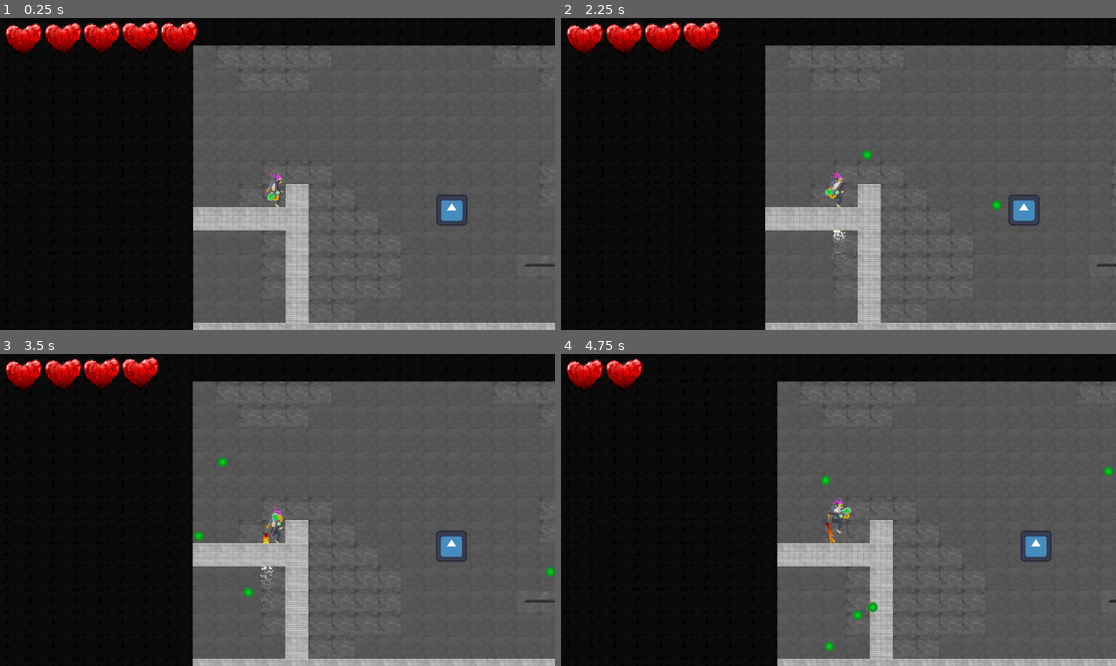
Above: before the commit, frames 1-4 (two rows, left to right).
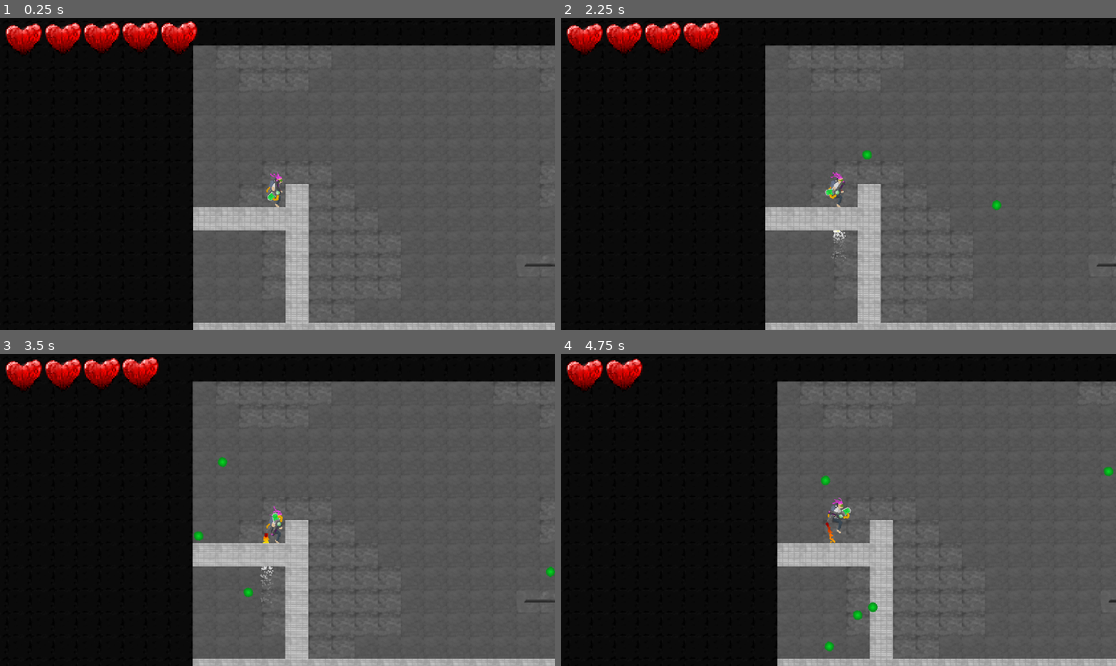
Above: after the commit, the same moments.

Repository: Sn0wy8/Haven
Game: Godot game, scene res://Scenes/main.tscn
The game is run twice, just before and just after one commit, with the same random seed, the same clock (stepped at 60 frames per second) and the same inputs. The engine's default icon, where the game draws it, is replaced by a stand-in: a white triangle on a blue panel in a dark square.
Inputs (mouse positions are in pixels of both pictures, inside the frame that each line leads up to):
- Up to frame 1 (0.25 s): no input
- Up to frame 2 (2.25 s): move the mouse to (960, 158) at 0.52 s; hold D (RIGHT) 0.53-2.03 s; click (960, 158) at 0.6 s; tap W (UP) at 0.77, 1.52 s; move the mouse to (727, 189) at 1.27 s; click (727, 189) at 1.35 s; move the mouse to (894, 105) at 2.02 s; hold A (LEFT) from 2.03 s (still down); click (894, 105) at 2.1 s
- Up to frame 3 (3.5 s): move the mouse to (249, 572) at 2.77 s; release A (LEFT) at 2.78 s; hold D (RIGHT) from 2.78 s (still down); click (249, 572) at 2.85 s; tap W (UP) at 3.02 s
- Up to frame 4 (4.75 s): move the mouse to (1005, 556) at 3.52 s; click (1005, 556) at 3.6 s; tap W (UP) at 3.77, 4.52 s; move the mouse to (672, 463) at 4.27 s; release D (RIGHT) at 4.28 s; hold A (LEFT) from 4.28 s (still down); click (672, 463) at 4.35 s

The runs differ from the first frame. In frame 1, 0.5% of the frame differs, in the area x 78-85%, y 56-67%; in frame 2, 0.5%, in the area x 80-87%, y 56-67%; in frame 3, 0.5%; in frame 4, 0.5%.

Commit message:
ending fixed

Diff:
--- a/haven/Scenes/MILK.tscn
+++ b/haven/Scenes/MILK.tscn
@@ -3,9 +3,10 @@
 [ext_resource type="Texture2D" uid="uid://b7hg4shbn4cw" path="res://Assets/Sprites/the milk.png" id="1_4awyf"]
 [ext_resource type="Script" uid="uid://bih6xbne1hc2f" path="res://Scenes/MILKAREA.gd" id="2_w1ush"]
 [ext_resource type="Texture2D" uid="uid://cuc2bltp6e504" path="res://LIGHT TEXTURE.jpg" id="2_whfjn"]
+[ext_resource type="Texture2D" uid="uid://d155ogfwnkeo7" path="res://PARTICLE.png" id="3_0kxio"]
 
 [sub_resource type="RectangleShape2D" id="RectangleShape2D_g4v7s"]
-size = Vector2(21, 56)
+size = Vector2(112, 313)
 
 [sub_resource type="Curve" id="Curve_g4v7s"]
 _limits = [-200.0, 200.0, 0.0, 1.0]
@@ -15,32 +16,35 @@
 [sub_resource type="Gradient" id="Gradient_yf5fn"]
 colors = PackedColorArray(1, 1, 1, 1, 1, 1, 1, 0)
 
-[node name="Node2D" type="Node2D" unique_id=1029409546]
+[node name="MILK" type="Node2D" unique_id=1029409546]
 
 [node name="Sprite2D" type="Sprite2D" parent="." unique_id=730395392]
 light_mask = 2
 position = Vector2(-1, -1)
+scale = Vector2(5, 5)
 texture = ExtResource("1_4awyf")
 
 [node name="MILKAREA" type="Area2D" parent="." unique_id=132333978]
 position = Vector2(-1, -1)
+collision_layer = 255
+collision_mask = 255
 script = ExtResource("2_w1ush")
 
 [node name="CollisionShape2D" type="CollisionShape2D" parent="MILKAREA" unique_id=740036640]
-light_mask = 2
-position = Vector2(0.5, 0)
+position = Vector2(0, -13.5)
 shape = SubResource("RectangleShape2D_g4v7s")
 
 [node name="CPUParticles2D" type="CPUParticles2D" parent="." unique_id=2139406132]
 amount = 25
-lifetime = 2.0
+texture = ExtResource("3_0kxio")
+lifetime = 4.0
 emission_shape = 1
 emission_sphere_radius = 0.01
 direction = Vector2(0, -1)
 spread = 141.98
 gravity = Vector2(0, 10)
-initial_velocity_min = 25.0
-initial_velocity_max = 50.0
+initial_velocity_min = 100.0
+initial_velocity_max = 100.0
 linear_accel_curve = SubResource("Curve_g4v7s")
 damping_min = 10.0
 damping_max = 10.0
--- a/haven/Scenes/MILKAREA.gd
+++ b/haven/Scenes/MILKAREA.gd
@@ -10,10 +10,11 @@
 func _process(delta: float) -> void:
 	pass
 
-func _on_area_entered(area: Area2D) -> void:
-	ending_start()
 
-func ending_start():
-	print("ending triggered")
-	get_tree().change_scene_to_file("res://Scenes/win.tscn")
-	var ending_started = true
+
+
+
+func _on_area_entered(milk:Area2D) -> void:
+	if milk != null:
+		get_tree().change_scene_to_file("res://Scenes/win.tscn")
+	print("hihihi")
--- a/haven/Scenes/main.tscn
+++ b/haven/Scenes/main.tscn
@@ -4,7 +4,6 @@
 [ext_resource type="PackedScene" uid="uid://ceu31quos2umr" path="res://Scenes/platform.tscn" id="2_0xm2m"]
 [ext_resource type="PackedScene" uid="uid://b5ki2hegdeobu" path="res://Scenes/breakable_platform.tscn" id="3_h2yge"]
 [ext_resource type="Texture2D" uid="uid://ct6u2f5olo458" path="res://Assets/pipe end down.png" id="4_344ge"]
-[ext_resource type="PackedScene" uid="uid://su2tlgsxnnsm" path="res://Scenes/damage_test.tscn" id="4_jjvhh"]
 [ext_resource type="Texture2D" uid="uid://dfbg8olk4c3cy" path="res://Assets/Tileset/background_tileset.png" id="5_kry3j"]
 [ext_resource type="Texture2D" uid="uid://5s3vo41lsecv" path="res://Assets/Tileset/random background objects and hitbox.png" id="6_21xkr"]
 [ext_resource type="Texture2D" uid="uid://bdwdtt2xd65a" path="res://Assets/pipe end up.png" id="6_ynf5e"]
@@ -12,6 +11,7 @@
 [ext_resource type="Texture2D" uid="uid://bdukgixc486lm" path="res://Assets/pipe open up.png" id="8_6iyac"]
 [ext_resource type="Texture2D" uid="uid://ck8hnqgv67d63" path="res://Assets/pillar.png" id="10_d1ilt"]
 [ext_resource type="AudioStream" uid="uid://cyl0kirwvoul" path="res://Assets/Tileset/R&R final.wav" id="10_hptm8"]
+[ext_resource type="PackedScene" uid="uid://dxl0su5loavi0" path="res://Scenes/MILK.tscn" id="13_fdnlq"]
 
 [sub_resource type="TileSetAtlasSource" id="TileSetAtlasSource_21xkr"]
 texture = ExtResource("5_kry3j")
@@ -358,7 +358,7 @@
 collision_mask = 3
 
 [node name="platform17" parent="." unique_id=1742875421 instance=ExtResource("2_0xm2m")]
-position = Vector2(29621.002, 534)
+position = Vector2(29606.002, 538)
 rotation = 1.5707964
 scale = Vector2(1.6, 1.9)
 collision_layer = 3
@@ -386,9 +386,6 @@
 scale = Vector2(4.21875, 4.0625)
 texture = ExtResource("4_344ge")
 
-[node name="damage test" parent="." unique_id=669301743 instance=ExtResource("4_jjvhh")]
-position = Vector2(403, 300)
-
 [node name="breakable_platform2" parent="." unique_id=1324039708 instance=ExtResource("3_h2yge")]
 position = Vector2(4030, -206)
 collision_layer = 3
@@ -985,7 +982,7 @@
 collision_mask = 3
 
 [node name="Sprite2D2" type="Sprite2D" parent="breakable_platform125" unique_id=2036275743]
-position = Vector2(4, 1.0000031)
+position = Vector2(6.2812495, -4.999997)
 scale = Vector2(4.21875, 4.0625)
 texture = ExtResource("8_6iyac")
 
@@ -1803,3 +1800,7 @@
 [node name="AudioStreamPlayer" type="AudioStreamPlayer" parent="." unique_id=1940001300]
 stream = ExtResource("10_hptm8")
 autoplay = true
+
+[node name="MILK" parent="." unique_id=1029409546 instance=ExtResource("13_fdnlq")]
+position = Vector2(30426, 202)
+rotation = -6.2831855
--- a/haven/Scripts/player.gd
+++ b/haven/Scripts/player.gd
@@ -25,13 +25,11 @@
 	var hearts_parents = $health_bar/HBoxContainer
 	for child in hearts_parents.get_children():
 		hearts_list.append(child)
-	print(hearts_list)
 	$health_timer.wait_time = time_safe
 
 func _physics_process(delta: float) -> void:
 	velocity.x = CONST_FORWARD
 	move_and_slide()
-	print(velocity.y)
 	if not is_on_floor():
 		particle.emitting = true
 		if velocity.y <= MAX_Y_SPEED:
@@ -65,7 +63,6 @@
 	gun.scale.y = 1 if mouse_direction.x > 0 else -1
 	gun.show_behind_parent = mouse_direction.y < 0
 	gun.look_at(get_global_mouse_position())
-	print(velocity.y)
 
 func take_damage(delta: float) -> void:
 	if player_safe == false:
Not shown, added: haven/Scenes/main.tscn5367390964.tmp
